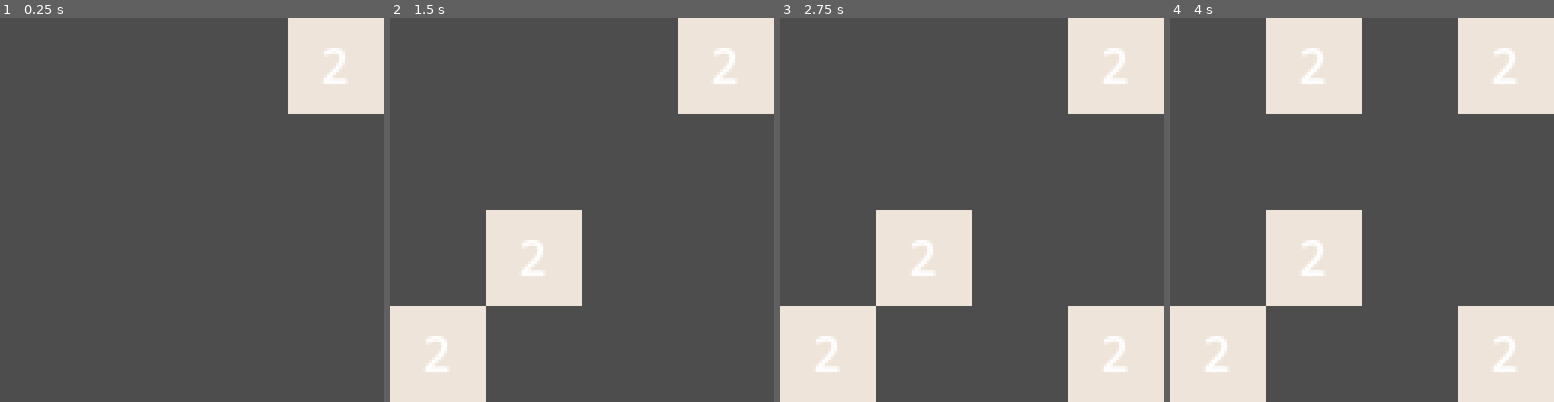
Above: before the commit, frames 1-4 (left to right).
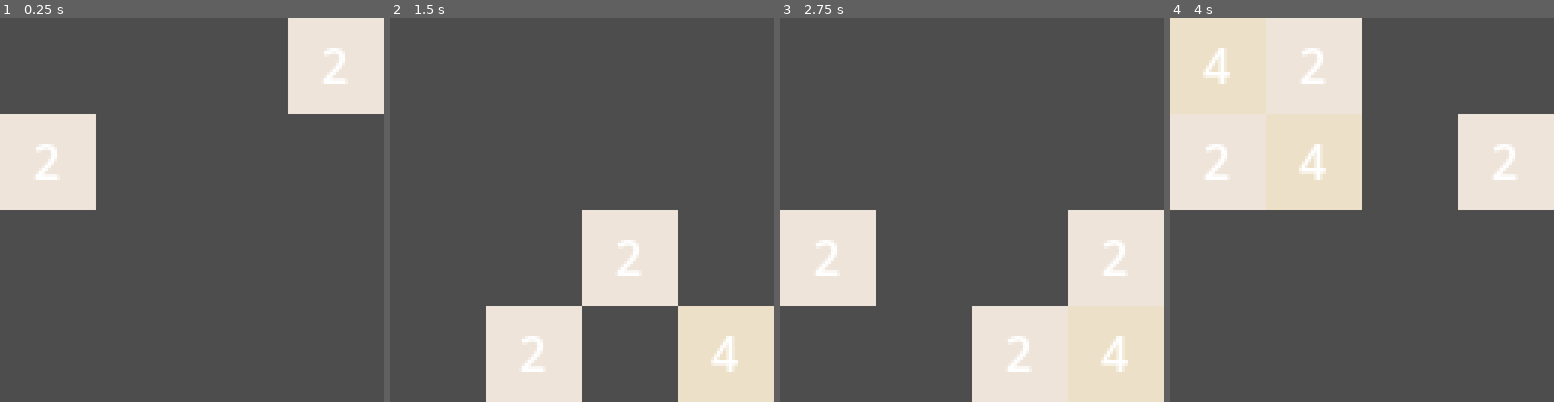
Above: after the commit, the same moments.

Repository: hypulse/2048-Godot
Game: Godot game, scene res://Scenes/game.tscn
Two runs of this game, one before a commit and one after it. Both use one fixed random seed, a clock stepped at 60 frames per second and the inputs below.
Inputs:
- Up to frame 1 (0.25 s): no input
- Up to frame 2 (1.5 s): tap Enter at 0.5 s; hold Right (ui_right) 0.53-1.28 s; tap Space at 1.25 s; hold Down (ui_down) from 1.28 s (still down)
- Up to frame 3 (2.75 s): tap Enter at 2 s; release Down (ui_down) at 2.03 s; hold Right (ui_right) from 2.03 s (still down)
- Up to frame 4 (4 s): tap Space at 2.75 s; release Right (ui_right) at 2.78 s; hold Up (ui_up) 2.78-3.53 s; tap Enter at 3.5 s; hold Left (ui_left) from 3.53 s (still down)

The runs differ from the first frame. In frame 1, 6.2% of the frame differs, in the area x 0-25%, y 25-50%; in frame 2, 38%; in frame 3, 38%; in frame 4, 50%, in the area x 0-100%, y 0-100%.

Commit message:
랜덤 타일 생성 로직 에러 수정, 게임 오버 추가, 그래픽 처리 함수 분리

Diff:
--- a/Scripts/game.gd
+++ b/Scripts/game.gd
@@ -27,38 +27,27 @@
 		for j in range(SIZE):
 			board[i].append(0)
 
-	# remove all tiles instances
-	for i in range(get_node("Tiles").get_child_count()):
-		get_node("Tiles").get_child(i).queue_free()
-
 	# add 2 random tiles
 	addRandomTile()
 	addRandomTile()
 
-	for i in range(SIZE):
-		print(board[i])
-	print("----------------")
+	# update graphic
+	drawGraphic()
 
 
 func addRandomTile():
 	var emptySpaces = []
 
 	# save empty space coordinates
-	for y in range(SIZE):
-		for x in range(SIZE):
-			if board[x][y] == 0:
-				emptySpaces.append(Vector2(x, y))
+	for row in range(SIZE):
+		for col in range(SIZE):
+			if board[row][col] == 0:
+				emptySpaces.append(Vector2(row, col))
 
 	if emptySpaces.size() > 0:
 		var target = emptySpaces[randi() % emptySpaces.size()]
 		var number = 2 if randf() < 0.9 else 4
-		board[target.y][target.x] = number
-
-		var newTile = tile.instantiate()
-		newTile.value = number
-		newTile.position = Vector2(target.x * 32, target.y * 32)
-
-		get_node("Tiles").add_child(newTile)
+		board[target.x][target.y] = number
 
 
 func mergeTilesToLeft(line: Array) -> Array:
@@ -92,12 +81,6 @@
 	for i in range(SIZE):
 		board[i] = mergeTilesToLeft(board[i])
 
-	if isGameOver():
-		print("Game Over")
-		resetBoard()
-	else:
-		addRandomTile()
-
 
 func moveTiles(direction: Vector2):
 	if direction == Vector2.LEFT:
@@ -118,9 +101,22 @@
 		rotateBoardClockwise(3)
 		pass
 
-	for i in range(SIZE):
-		print(board[i])
-	print("----------------")
+	if isFull():
+		var isGameOver = true
+		for i in range(SIZE):
+			for j in range(SIZE):
+				if j < SIZE - 1 and board[i][j] == board[i][j + 1]:
+					isGameOver = false
+					break
+				if i < SIZE - 1 and board[i][j] == board[i + 1][j]:
+					isGameOver = false
+					break
+		if isGameOver:
+			print("Game Over")
+	else:
+		addRandomTile()
+
+	drawGraphic()
 
 
 func rotateBoardClockwise(times: int):
@@ -136,7 +132,7 @@
 		board = rotatedBoard
 
 
-func isGameOver() -> bool:
+func isFull() -> bool:
 	for i in range(SIZE):
 		for j in range(SIZE):
 			if board[i][j] == 0:
@@ -144,5 +140,19 @@
 	return true
 
 
-func tileGraphic():
-	pass
+func drawGraphic():
+	# remove all tiles instances
+	for i in range(get_node("Tiles").get_child_count()):
+		get_node("Tiles").get_child(i).queue_free()
+
+	for row in range(SIZE):
+		for col in range(SIZE):
+			if board[row][col] != 0:
+				var newTile = tile.instantiate()
+				newTile.value = board[row][col]
+				newTile.position = Vector2(col * 32, row * 32)
+				get_node("Tiles").add_child(newTile)
+
+	for i in range(SIZE):
+		print(board[i])
+	print("----------------")
